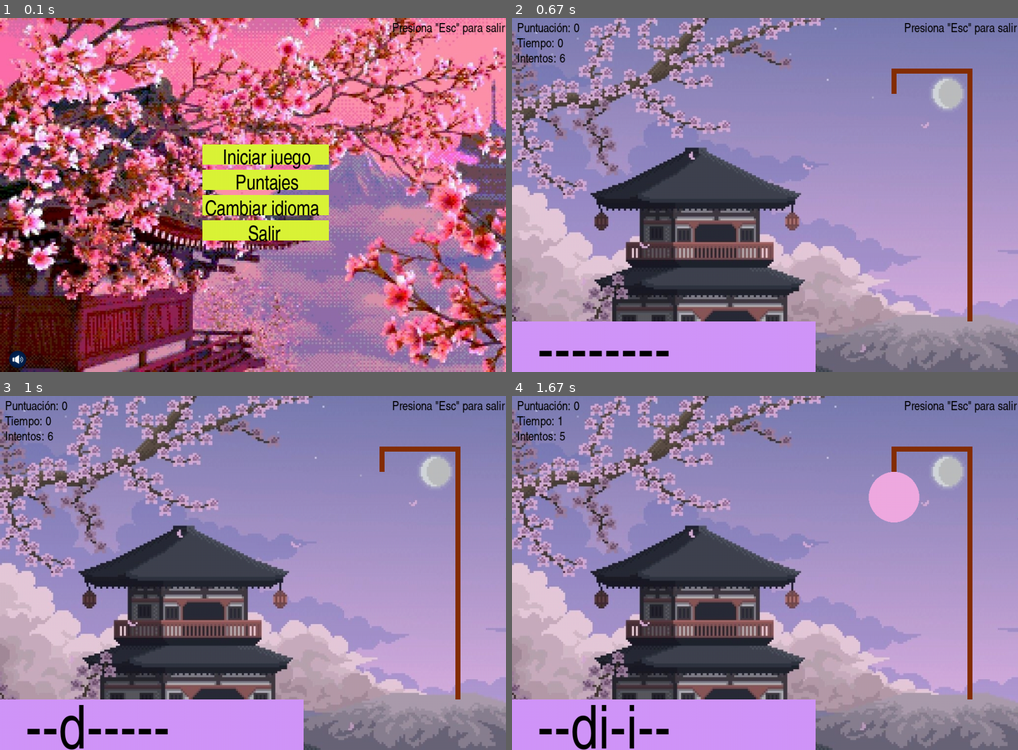
Above: before the commit, frames 1-4 (two rows, left to right).
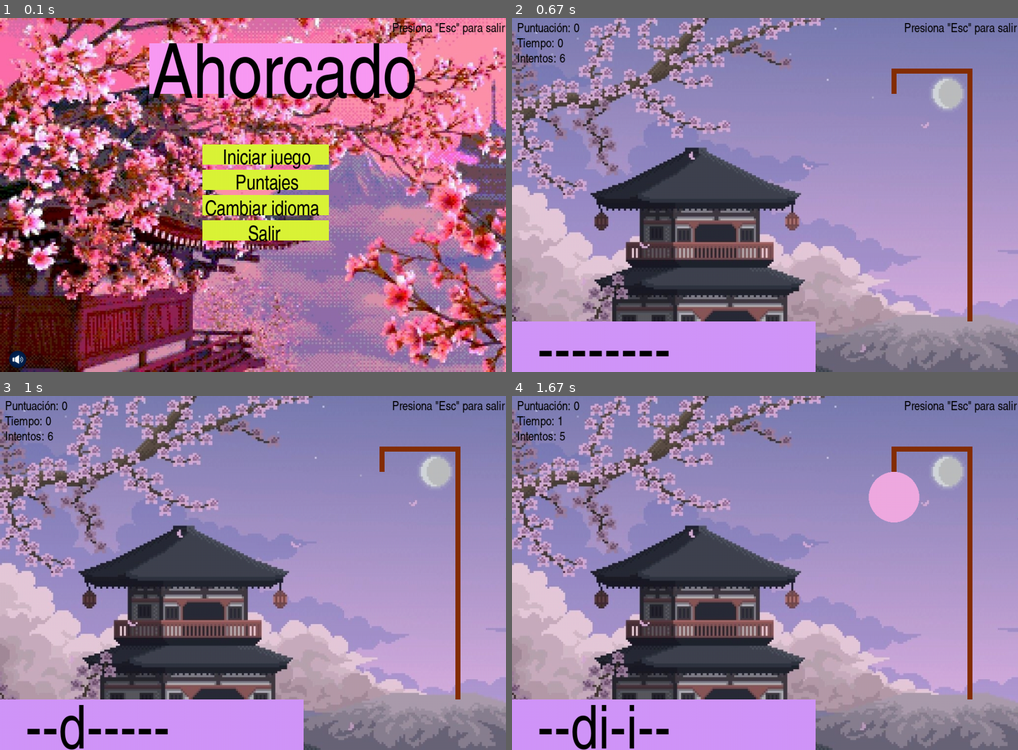
Above: after the commit, the same moments.

Repository: GabrielLlopi152/Clase0_llopi
Game: pygame game, started from Proyecto_Ahorcado_Llopi.py
Same seed, same stepped clock (60 frames per second), same inputs: the game is played once before the commit and once after it.
Inputs:
- Up to frame 1 (0.1 s): no input
- Up to frame 2 (0.67 s): click "Iniciar juego" at 0.38 s
- Up to frame 3 (1 s): hold D from 0.67 s (still down)
- Up to frame 4 (1.67 s): release D at 1.13 s; hold W 1.17-1.47 s; tap I at 1.32 s; hold D from 1.5 s (still down); tap C at 1.65 s

The runs differ from the first frame. In frame 1, 7.7% of the frame differs, in the area x 29-82%, y 7-23%; in frame 2, nothing differs; in frame 3, nothing differs; in frame 4, nothing differs.

Commit message:
ultima modificacion ahorcado

Diff:
--- a/Git.txt
+++ /dev/null
@@ -1,5 +0,0 @@
-git init                        #da comienzo al repo o lo reinicia
-git status                      #información actual del repositorio
-git add                         #permite añadir elementos/archivos
-git commit -m 'comentario'      #comentario para explicar el commit
-git log                         #muestra los commits realizados
--- a/Proyecto_Ahorcado_Llopi.py
+++ b/Proyecto_Ahorcado_Llopi.py
@@ -47,6 +47,7 @@
 	#Idiomas
 	if español:
 		idioma = "ES"
+		mensaje_titulo = 'Ahorcado'
 		mensaje_idioma_tabla = 'Idioma'
 		mensaje_puntaje_tabla = 'Puntuación'
 		mensaje_tiempo_tabla = 'Tiempo'
@@ -69,6 +70,7 @@
 		mensaje_nombre_usuario = 'Nombre: '
 	else:
 		idioma = "EN"
+		mensaje_titulo = 'Hangman'
 		mensaje_idioma_tabla = 'Language'
 		mensaje_puntaje_tabla = 'Score'
 		mensaje_tiempo_tabla = 'Time'
@@ -145,9 +147,12 @@
 		pygame.draw.rect(window, (220, 245, 55), (400, 400, 250, 40))
 		boton_musica = pygame.Rect((10, 650), (50, 50))
 		window.blit(icono_musica, (10, 650))
+		pygame.draw.rect(window, (250, 155, 245), (295, 50, 510, 100))
 		boton_volver = pygame.Rect((380, 610), (250, 40))
 
 		#Texto de interfaz menu
+		fuente_texto = cambiar_fuente_texto(150)
+		mostrar_texto_negro(mensaje_titulo, fuente_texto, (300,50))
 		fuente_texto = cambiar_fuente_texto(25)
 		mostrar_texto_negro(mensaje_salir, fuente_texto,(775,10))
 		fuente_texto = cambiar_fuente_texto(40)
@@ -156,8 +161,10 @@
 		mostrar_texto_negro(mensaje_boton_idioma, fuente_texto,(405,360))
 		mostrar_texto_negro(mensaje_boton_salir, fuente_texto,(490,410))
 
+
 	#Mostrar los mejores jugadores
 	elif ver_ranking:
+
 		#Fondo menu
 		fondo = pygame.image.load(nombre_fondo)
 		window.blit(fondo, (0,0))
--- a/nano.py
+++ /dev/null
@@ -1,223 +0,0 @@
-import pygame
-import pygame_textinput
-import json
-import random
-
-pygame.init()
-textinput = pygame_textinput.TextInputVisualizer()
-running = True
-#pantalla
-screen = pygame.display.set_mode([640,480])
-pygame.display.set_caption('Ahorcado de Nano')
-menu = pygame.image.load("menu_fondo.jpg")
-menu = pygame.transform.scale(menu,(640,480))
-fondo = pygame.image.load("menu.jpg")
-fondo = pygame.transform.scale(fondo,(640,480))
-#coordenada
-x = 380
-y = 400
-#fuente
-font = pygame.font.SysFont("Arial Narrow", 25)
-font_2 = pygame.font.SysFont("Arial Narrow", 50)
-#contadores
-contador_puntos = 0
-contador_idi = 0
-#palabras
-palabra = ''
-idioma = 'ESP'
-mensaje_puntos_esp = "Puntos"
-mensaje_idi_esp = "Presione aqui para cambiar de idioma"
-mensaje_errores_esp = "Letras erradas"
-mensaje_salir_esp = "Salir"
-mensaje_iniciar_esp = "Iniciar"
-idi_esp = 'ES'
-mensaje_puntos_ing = "Score"
-mensaje_idi_ing = "Press here to change language"
-mensaje_errores_ing = "Wrong letters"
-mensaje_salir_ing = "Exit"
-mensaje_iniciar_ing = "Start"
-idi_ing = 'EN'
-
-with open("ahorcado.json", "r") as archivo:
-    ahorcado = json.load(archivo)["ahorcado"]
-
-lista_palabras_usadas = []
-
-def obtener_palabra_random(lista, idioma):
-    palabra = random.choice(lista)
-    if len(lista_palabras_usadas) == len(lista):
-        print("Ya no quedan palabras para adivinar")
-        palabra = False
-    else:
-        while palabra["id"] in lista_palabras_usadas:
-            palabra = random.choice(lista)
-        lista_palabras_usadas.append(palabra["id"])
-        palabra = palabra[idioma]
-    print(palabra)
-    return palabra
-
-def slot_palabra(palabra:str):
-    retorno = ""
-    if palabra == False:
-        retorno = "Juego Terminado"
-    else:
-        for letra in palabra:
-            retorno += "-"
-    return retorno
-
-def verificar_letra_en_palabra(palabra, ingreso, palabra_secreta):
-    bandera_cambio = False
-    lista_palabra_secreta = []
-    for letra in palabra_secreta:
-        lista_palabra_secreta.append(letra)
-    if len(ingreso) == 1:
-        for i in range(len(palabra)):
-            if palabra[i] == ingreso:
-                lista_palabra_secreta[i] = ingreso
-                bandera_cambio = True
-    palabra_final = ""
-    for letra in lista_palabra_secreta:
-        palabra_final += letra
-    print(palabra_final)
-    return palabra_final if bandera_cambio == True else False
-
-palabra_secreta = ""
-posicion = (130, 12)
-contador_errores = 0
-iniciar_partida = False
-
-#JERRY. añado 2 banderas mas. una para que busque una palabra al comienzo de la partida y otro que dé señal para validar la letra
-hay_letra = False
-palabra_inicial = True
-#JERRY. añado una bandera para buscar una palabra SOLO cuando es necesario (comienzo o cuando se acierta la anterior)
-buscar_palabra = False
-
-while (running):
-    #seleccion de idioma
-    if idioma == 'ESP':
-        mensaje_puntos = mensaje_puntos_esp
-        mensaje_idi_1 = mensaje_idi_esp
-        mensaje_errores = mensaje_errores_esp
-        mensaje_salir = mensaje_salir_esp
-        mensaje_iniciar = mensaje_iniciar_esp
-        idi = idi_esp
-    elif idioma == 'ING':
-        mensaje_puntos = mensaje_puntos_ing
-        mensaje_idi_1 = mensaje_idi_ing
-        mensaje_errores = mensaje_errores_ing
-        mensaje_salir = mensaje_salir_ing
-        mensaje_iniciar = mensaje_iniciar_ing
-        idi = idi_ing
-
-    #JERRY. añadi un buscador de palabra que solo busque cuando se de la señal de buscar. automaticamente se vuelve false tras tener una palabra
-    if iniciar_partida == True: #JERRY. solo busca y analiza la palabra cuando inicia la partida
-        if palabra_inicial == True or buscar_palabra == True: #SOLO cuando inicia la partida o acierta, busca otra palabra
-            palabra = obtener_palabra_random(ahorcado, idi)
-            palabra_secreta = slot_palabra(palabra)
-            palabra_inicial = False
-            buscar_palabra = False
-
-        if hay_letra == True: #JERRY. solo cuando se recibe una señal de una tecla, verifica
-            validacion = verificar_letra_en_palabra(palabra, letra, palabra_secreta)
-            print(letra)
-            if validacion != False:
-                palabra_secreta = validacion
-                print(palabra_secreta)
-            else:
-                contador_errores += 1
-            if validacion == palabra:
-                contador_puntos += len(str(palabra))
-                buscar_palabra = True
-                contador_errores = 0
-            if contador_errores == 6:
-                '''palabra = obtener_palabra_random(ahorcado, idi)
-                palabra_secreta = slot_palabra(palabra)'''
-                contador_errores = 0
-                iniciar_partida = False
-            textinput.value = ""
-            hay_letra = False
-
-    #preparacion de datos para imprimir
-    texto_puntos = font.render(f"{mensaje_puntos}: {contador_puntos}", True, (170, 170, 170))
-    texto_errores = font.render(f"{mensaje_errores}: {contador_errores}", True, (170, 170, 170))
-    idioma_ing = font.render(f"{mensaje_idi_1}", True, (170, 170, 170))
-    texto_rec = font_2.render(f"{palabra_secreta}", True, (20, 20, 20))
-    texto_salir = font.render(f"{mensaje_salir}", True, (20, 20, 20))
-    texto_iniciar = font.render(f"{mensaje_iniciar}", True, (20, 20, 20))
-    #impresiones
-
-    #JERRY. añadi afuera un cuadrado que no se verá nunca, ya que rompe porque no lo encuentra en la zona del for
-    rect_ingreso = pygame.draw.rect(screen, (200, 200, 200), (1000, 1000, 240, 60))
-
-    #menu al iniciar
-    if iniciar_partida == False:
-        screen.blit(menu,(0,0)) #fondo
-        rect_idioma = pygame.draw.rect(screen, (20, 20, 20), (150, 20, 330, 30)) #rectangulo cambio idioma
-        screen.blit(idioma_ing,(150,20)) #idioma
-        rect_inicio = pygame.draw.rect(screen, (150, 150, 150), (240, 200, 80, 30)) #rectangulo inicio
-        screen.blit(texto_iniciar,(240,200)) #inicio
-    #al jugar
-    if iniciar_partida == True:
-        screen.blit(fondo,(0,0)) #fondo
-        pygame.draw.line(screen, ("brown"), (200,0), (200, 100), 10) #soga
-        pygame.draw.ellipse(screen, ("brown"), (150, 100, 100, 50), 5) #soga
-        screen.blit(texto_puntos,(10,5)) #puntaje
-        screen.blit(texto_errores,(10,25)) #letras erradas
-
-        #  JERRY. meti adentro del if el rectangulo de las palabras
-        rect_ingreso = pygame.draw.rect(screen, (200, 200, 200), (x, y, 240, 60)) #rectangulo
-        screen.blit(texto_rec,(x,y + 5)) #texto rectangulo
-
-    rect_salir = pygame.draw.rect(screen, (255, 0, 0), (0, 440, 70, 40)) #rectangulo salir
-    screen.blit(texto_salir,(10,450)) #mensaje salir
-    pygame.display.flip()
-
-    #entradas
-    for event in pygame.event.get():
-        keys = pygame.key.get_pressed()
-        if event.type == pygame.QUIT:
-            running = False
-        if event.type == pygame.MOUSEBUTTONDOWN:
-            if rect_idioma.collidepoint(event.pos):
-                if contador_idi == 0:
-                    idioma = 'ESP'
-                    contador_idi += 1
-                else:
-                    if contador_idi == 1:
-                        idioma = 'ING'
-                        contador_idi += 1
-                if contador_idi == 2:
-                    contador_idi = 0
-            if rect_inicio.collidepoint(event.pos):
-                iniciar_partida = True
-            if rect_ingreso.collidepoint(event.pos) and iniciar_partida: #JERRY. añadi iniciar partida
-                palabra = obtener_palabra_random(ahorcado, idi)
-                palabra_secreta = slot_palabra(palabra)
-            if rect_salir.collidepoint(event.pos):
-                running = False
-
-        if event.type == pygame.KEYDOWN: #JERRY. cambié el textinput por esto, y anduvo, si queres hacelo de otra forma
-            if event.key == pygame.K_a or event.key == pygame.K_b or event.key == pygame.K_c or event.key == pygame.K_d or event.key == pygame.K_e or event.key == pygame.K_f or event.key == pygame.K_g or event.key == pygame.K_h or event.key == pygame.K_i or event.key == pygame.K_j or event.key == pygame.K_k or event.key == pygame.K_l or event.key == pygame.K_m or event.key == pygame.K_n or event.key == pygame.K_o  or event.key == pygame.K_p or event.key == pygame.K_q or event.key == pygame.K_r or event.key == pygame.K_s or event.key == pygame.K_t or event.key == pygame.K_u or event.key == pygame.K_v or event.key == pygame.K_w or event.key == pygame.K_x or event.key == pygame.K_y or event.key == pygame.K_z:
-
-                letra = chr(event.key)
-                hay_letra = True
-
-'''
-JERRY
-Corregi varias cosas, te dejo las lineas donde dejé comentarios para que entiendas.
-si algo no entendiste decimelo.
-linea 89
-lin 92
-linea 112
-113
-114
-120
-149
-167
-193
-199
-
-ah, y bajé abajo el for porque me daba ansieda
-
-Nota: CAMBIALE LOS NOMBRES A LOS FONDOS Y EL ARCHIVO JSON. los puse pa que me ande
-'''
--- a/ranking_ahorcado.json
+++ b/ranking_ahorcado.json
@@ -49,8 +49,8 @@
             "idioma": "ES"
         },
         {
-            "nombre": "y",
-            "puntaje": 0,
+            "nombre": "llopi",
+            "puntaje": 8,
             "tiempo": 7,
             "idioma": "ES"
         },
@@ -113,6 +113,12 @@
             "puntaje": 0,
             "tiempo": 2,
             "idioma": "ES"
+        },
+        {
+            "nombre": "y",
+            "puntaje": 0,
+            "tiempo": 7,
+            "idioma": "ES"
         }
     ]
 }
Not shown, removed: CLase0prueba
